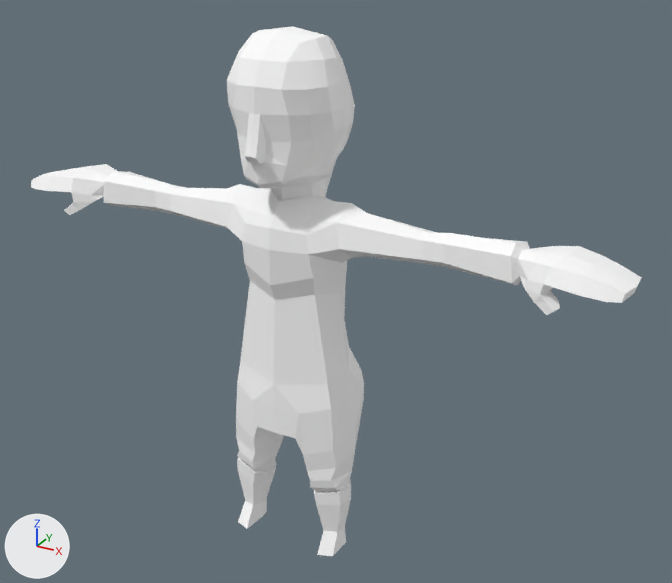
A saved change to the glTF model frontend/assets/models3d/packs/quaternius-fbx/knight_character.glb.
Camera for both pictures: a camera (50 mm lens) standing at (1.54, -2.46, 2.26) and looking at (0.12, 0.12, 0.97). Every picture has the same lights, and +X, +Y and +Z are marked at lower left. The first picture is the older version. Where no turn or scale is listed for an object, it has been applied to the vertices.

Objects in the first picture: 'Knight'.
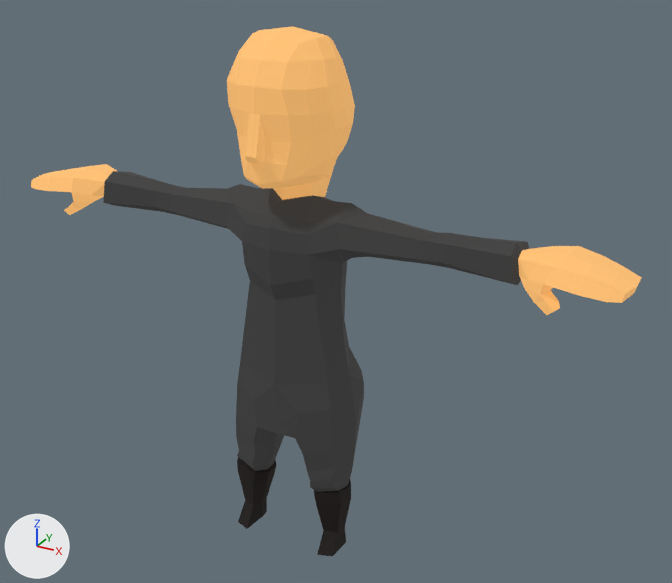
Pixel boxes [x1, y1, x2, y2] of what changed, in the pictures (672 x 583 px):
'Knight', recoloured, surface changed (darker): [31, 26, 642, 556] in both

The change, as a diff of the scene's bpy script:
```diff
--- a/frontend/assets/models3d/packs/quaternius-fbx/knight_character.glb.py
+++ b/frontend/assets/models3d/packs/quaternius-fbx/knight_character.glb.py
@@ mat_material_0 @@
 mat_material_0 = principled_material('Material_0')
-mat_material_0.base_color = (1.0, 1.0, 1.0)  # white #ffffff
+mat_material_0.base_color = (0.0201, 0.0201, 0.0201)  # black #272727
 mat_material_0.roughness = 0.85
+mat_material_0.emission_strength = 0.0201
@@ mat_material_1 @@
 mat_material_1 = principled_material('Material_1')
-mat_material_1.base_color = (1.0, 1.0, 1.0)  # white #ffffff
+mat_material_1.base_color = (0.0024, 0.000976, 0.000612)  # black #080302
 mat_material_1.roughness = 0.85
+mat_material_1.emission_strength = 1.0
@@ mat_material_2 @@
 mat_material_2 = principled_material('Material_2')
-mat_material_2.base_color = (1.0, 1.0, 1.0)  # white #ffffff
+mat_material_2.base_color = (0.52, 0.271, 0.0852)  # orange #bf8e52
 mat_material_2.roughness = 0.85
+mat_material_2.emission_color = (0.52, 0.271, 0.0852)  # orange #bf8e52
+mat_material_2.emission_strength = 1.0
```
